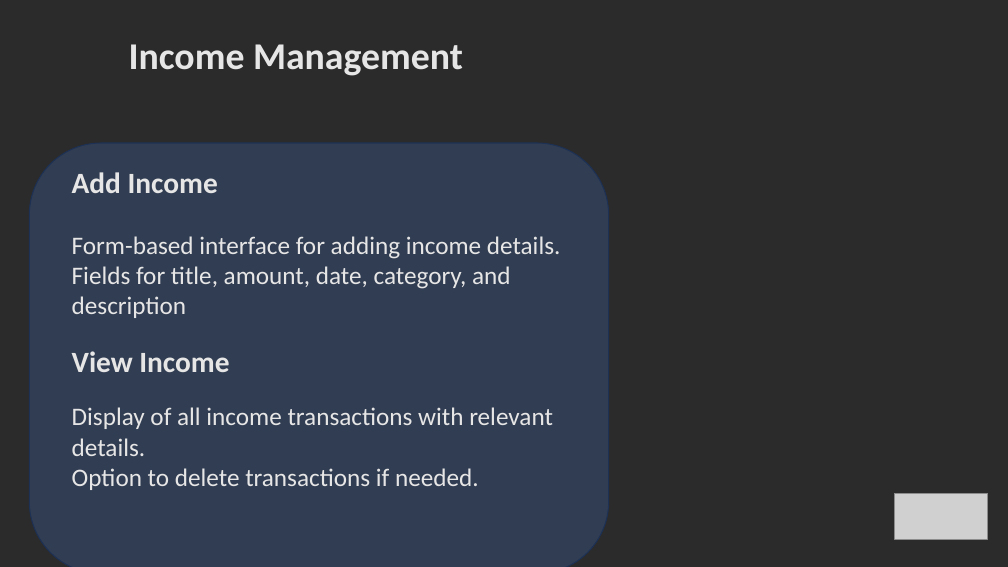
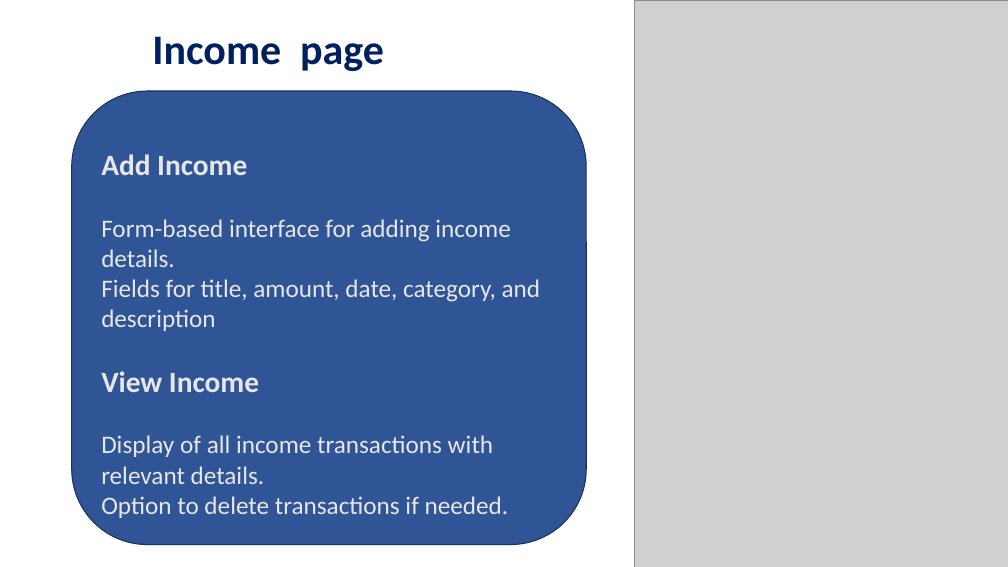
Before and after one commit to AitrichAcademyMeanStack/personal-finance-manager-workshop-ppts, a slide deck: slide 7 of WORKSHOP_INTRO/mean-finance-manager-workshop-intro.pptx. Drawn at 1008x567 pixels with LibreOffice and Linux fonts; fonts in the diff are those of the drawing; grey boxes stand for pictures; background and template pictures are left out; a plain dark background stands for a picture behind light text. Boxes give left, top, right and bottom in pixels: in the first picture for what was removed or moved away, otherwise in the second. Text is boxed around its words. In the diff, an @@ line names an element or a change of style, - is before the commit and + after.

```diff
--- a/WORKSHOP_INTRO/mean-finance-manager-workshop-intro.pptx
+++ b/WORKSHOP_INTRO/mean-finance-manager-workshop-intro.pptx
@@ background picture (left out) to #FFFFFF @@
@@ picture added at [635,0,1008,567] @@
@@ text at [152,36,384,71]: text changed; size 36 to 40 pt; text colour #E7E6E6 to #002060 @@
-Income Management
+Income page
@@ rounded rectangle "Add Income": place and size @@
-rounded rectangle "Add Income" at [72,172,561,490]
+rounded rectangle "Add Income" at [72,91,587,544]
@@ rounded rectangle "Add Income" at [72,91,587,544]: vertical alignment top to middle; fill none to #2F5597; outline none to #1E3256 1 pt @@
@@ rounded rectangle removed at [29,143,609,567] @@
@@ picture removed at [895,494,988,540] @@
```
Also in this commit, not shown: 7 other slides changed, 6 slides added, 5 slides removed, 1 other file.
